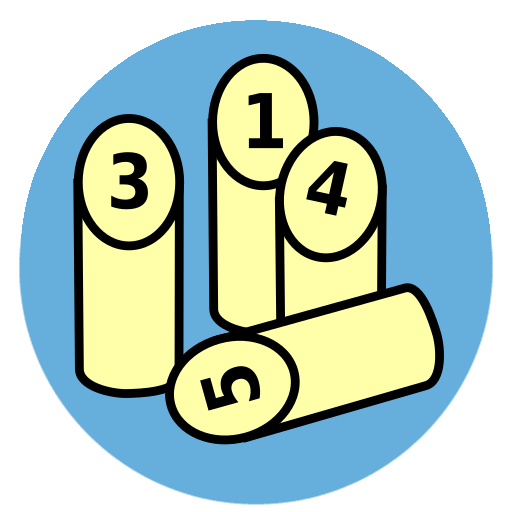
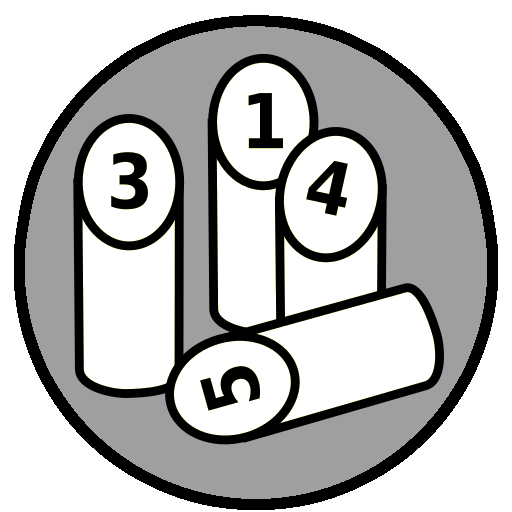
Revision of a layered 512 x 512 image; what changed, layer by layer:
painted on "icon.png" over [83, 63, 435, 435]
added layer "Layer" above "Layer #1" over [14, 15, 498, 510]
painted on "Layer #1" over [19, 20, 493, 505]
